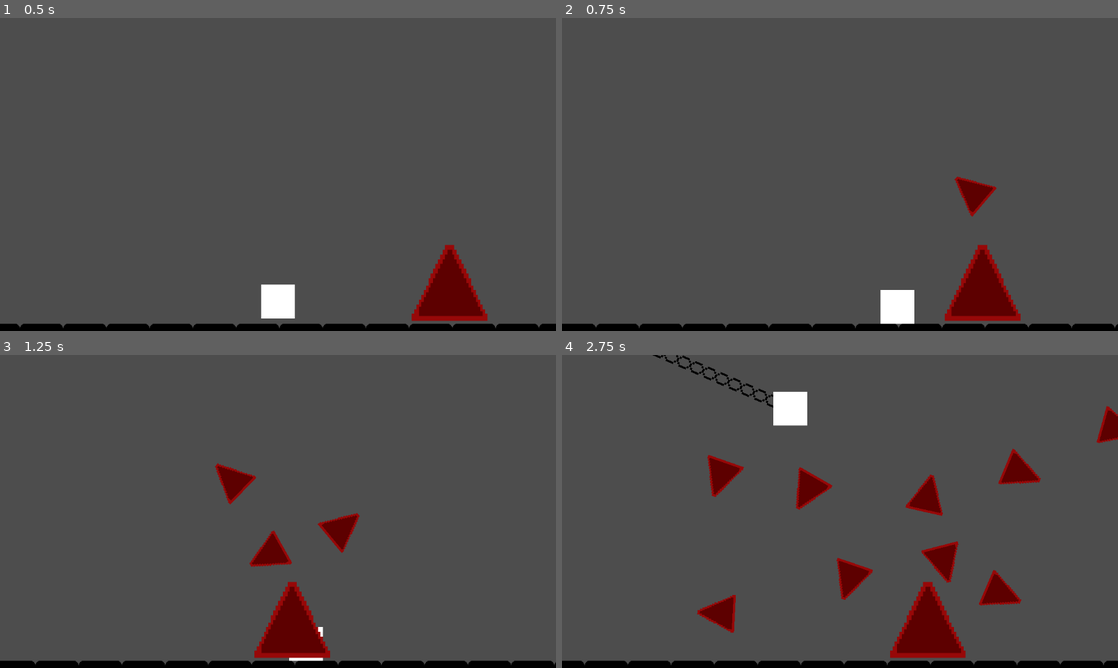
Above: before the commit, frames 1-4 (two rows, left to right).
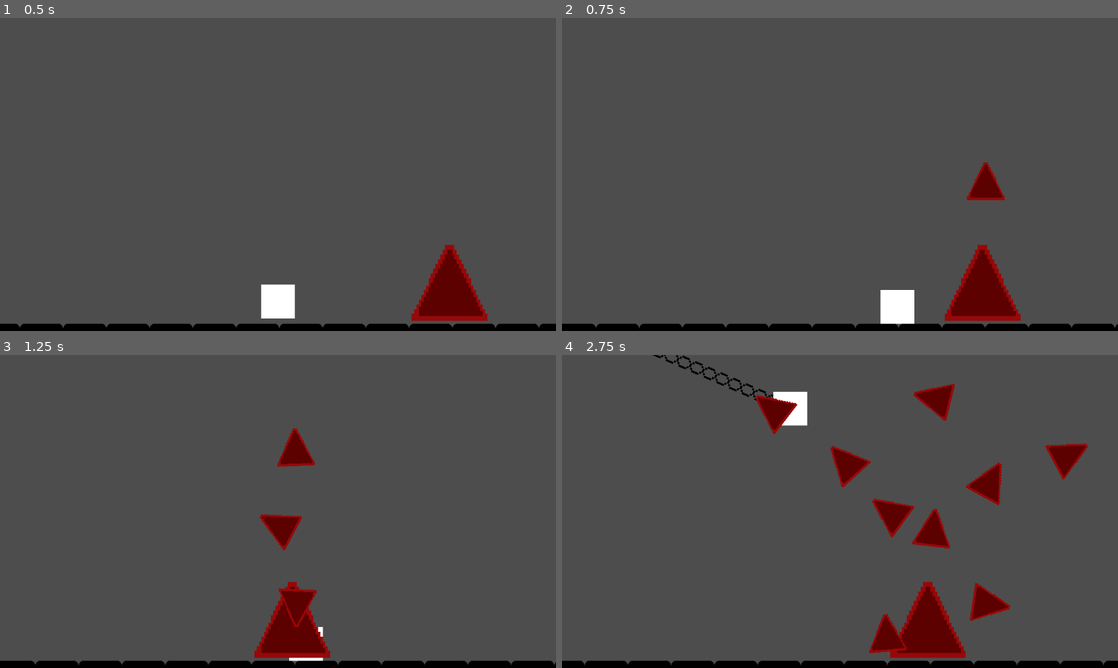
Above: after the commit, the same moments.

Repository: LitheFulminare/Operation-Venulysian
Game: Godot game, scene res://Game scenes/Shredder boss test.tscn
Two runs of this game, one before a commit and one after it. Both use one fixed random seed, a clock stepped at 60 frames per second and the inputs below. This scene is started directly instead of the project's main scene. The engine's default icon, where the game draws it, is replaced by a stand-in: a white triangle on a blue panel in a dark square.
Inputs (mouse positions are in pixels of both pictures, inside the frame that each line leads up to):
- Up to frame 1 (0.5 s): no input
- Up to frame 2 (0.75 s): tap Enter (ui_accept) at 0.5 s; move the mouse to (962, 158) at 0.52 s; hold D (Right) from 0.53 s (still down); tap Shift (Dash) at 0.6 s
- Up to frame 3 (1.25 s): keep holding D (Right); tap Enter (ui_accept) at 0.77 s
- Up to frame 4 (2.75 s): move the mouse to (728, 527) at 1.27 s; tap F (Grappling Hook) at 1.35 s; tap Enter (ui_accept) at 1.52 s; move the mouse to (895, 442) at 2.02 s; release D (Right) at 2.03 s; hold A (Left) from 2.03 s (still down); click (895, 442) at 2.1 s

Frame 1 is identical in both runs. In frame 2, 0.6% of the frame differs, in the area x 70-80%, y 46-64%; in frame 3, 2.6%; in frame 4, 8.0%, in the area x 24-100%, y 9-96%.

Commit message:
removed old boid spawner

Diff:
--- a/Operation Venulysian/Enemies/Bosses/Shredder Boss/Shredder Boss.tscn
+++ b/Operation Venulysian/Enemies/Bosses/Shredder Boss/Shredder Boss.tscn
@@ -1,9 +1,8 @@
-[gd_scene load_steps=8 format=3 uid="uid://c0ofnjratfvgp"]
+[gd_scene load_steps=7 format=3 uid="uid://c0ofnjratfvgp"]
 
 [ext_resource type="Texture2D" uid="uid://cr3yofclobcpk" path="res://Enemies/Shredder/ShredderSprite.png" id="1_s47nl"]
 [ext_resource type="Script" uid="uid://5br54t2nlxmw" path="res://Enemies/Bosses/Shredder Boss/shredder_boss.gd" id="1_tvo80"]
 [ext_resource type="PackedScene" uid="uid://cotatg05vt0u2" path="res://Enemies/Shredder/Shredder.tscn" id="3_rmffu"]
-[ext_resource type="PackedScene" uid="uid://csbe37fa7co5e" path="res://Enemies/Shredder/Shredder Spawn.tscn" id="4_tefhh"]
 
 [sub_resource type="RectangleShape2D" id="RectangleShape2D_iy2i1"]
 size = Vector2(11.5714, 85.1429)
@@ -14,13 +13,12 @@
 [sub_resource type="RectangleShape2D" id="RectangleShape2D_tefhh"]
 size = Vector2(201, 81.5714)
 
-[node name="ShredderBoss" type="Node2D" node_paths=PackedStringArray("shredder_spawn", "shredder_spawner", "shredder_boundary")]
+[node name="ShredderBoss" type="Node2D" node_paths=PackedStringArray("shredder_spawn", "shredder_boundary")]
 texture_filter = 1
 scale = Vector2(7, 7)
 script = ExtResource("1_tvo80")
 shredder_spawn = NodePath("Shredder Nodes/Shredder Spawn")
 shredder_scene = ExtResource("3_rmffu")
-shredder_spawner = NodePath("Shredder Nodes/ShredderSpawn")
 shredder_boundary = NodePath("Shredder Nodes/Boundaries")
 
 [node name="Sprite2D" type="Sprite2D" parent="."]
@@ -30,15 +28,9 @@
 
 [node name="Shredder Spawn" type="Marker2D" parent="Shredder Nodes"]
 position = Vector2(0, -30)
-scale = Vector2(1, 1)
-
-[node name="ShredderSpawn" parent="Shredder Nodes" instance=ExtResource("4_tefhh")]
-position = Vector2(1.57143, -0.142856)
-scale = Vector2(1, 1)
 
 [node name="Boundary Area" type="Area2D" parent="Shredder Nodes"]
 position = Vector2(0, -60)
-scale = Vector2(1, 1)
 collision_layer = 32
 collision_mask = 0
 
--- a/Operation Venulysian/Enemies/Bosses/Shredder Boss/shredder_boss.gd
+++ b/Operation Venulysian/Enemies/Bosses/Shredder Boss/shredder_boss.gd
@@ -3,7 +3,6 @@
 @export_group("Components")
 @export var shredder_spawn: Marker2D
 @export var shredder_scene: PackedScene
-@export var shredder_spawner: ShredderSpawner
 @export var shredder_boundary: CollisionShape2D
 
 @export_group("Parameters")
